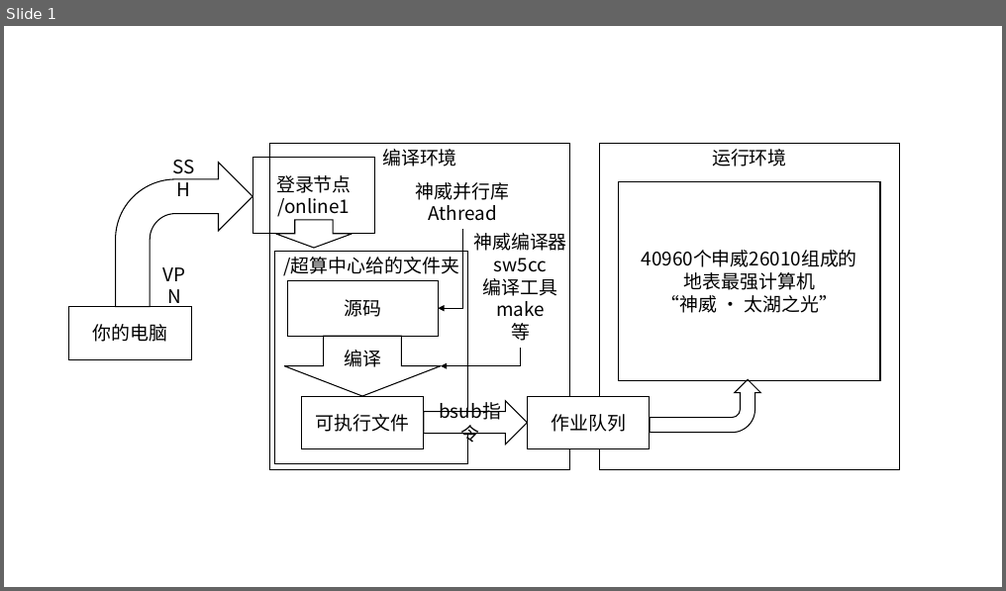
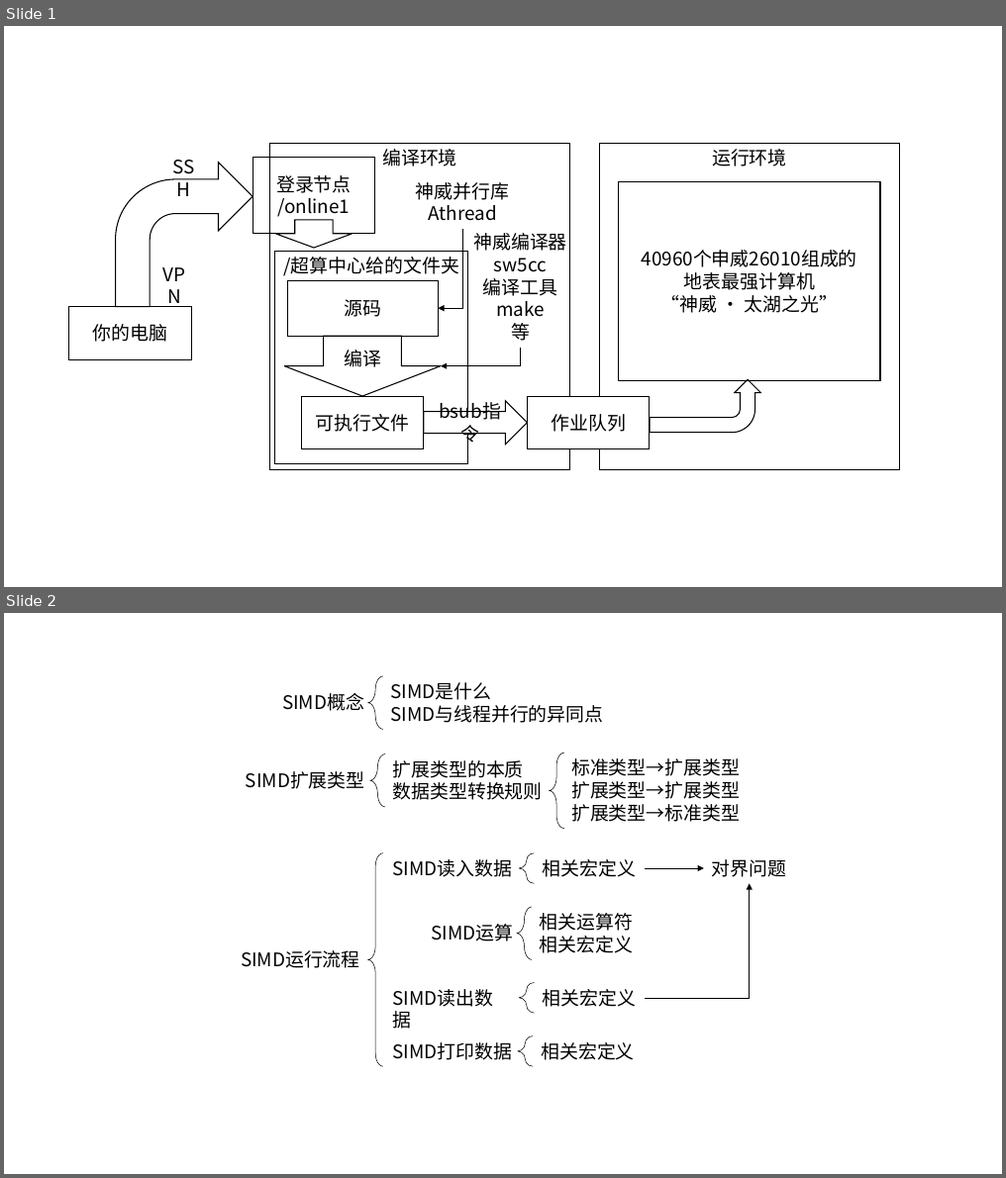
Before and after one commit to yindaheng98/IntroToSunway, a slide deck: Img/图.pptx. Shown one above the other, each under a label of ours: slide 1 before the commit, slides 1 and 2 after it. The pictures are 1006x591 and 1006x1178 pixels, drawn with LibreOffice and Linux fonts; fonts in the diff are those of the drawing. Boxes give left, top, right and bottom in pixels: in the first picture for what was removed or moved away, otherwise in the second. Text is boxed around its words. In the diff, an @@ line names an element or a change of style, - is before the commit and + after.

```diff
--- a/Img/图.pptx
+++ b/Img/图.pptx
@@ slide 2 added at (4,613,1002,1174), background #FFFFFF @@
@@ text added at (282,693,364,711), 18 pt, text #000000 @@
+SIMD概念
@@ left brace added at (368,676,383,730), outline #000000 0.5 pt @@
@@ text added at (390,682,603,723), 18 pt, text #000000 @@
+SIMD是什么
+SIMD与线程并行的异同点
@@ group added at (246,753,740,829): 3 texts, 2 left braces @@
+SIMD扩展类型
+扩展类型的本质
+数据类型转换规则
+标准类型→扩展类型
+扩展类型→扩展类型
+扩展类型→标准类型
@@ group added at (241,854,636,1066): 9 texts, 5 left braces @@
+SIMD运行流程
+SIMD运算
+相关运算符
+相关宏定义
+SIMD读出数据
+相关宏定义
+SIMD打印数据
+相关宏定义
+SIMD读入数据
+相关宏定义
@@ arrow added from (645, 868) to (704, 868), #000000 0.5 pt @@
@@ text added at (711,860,786,877), 18 pt, text #000000 @@
+对界问题
@@ elbow arrow added from (645, 998) to (749, 884), #000000 0.5 pt @@
```
Also in this commit, not shown: 9 other files.
